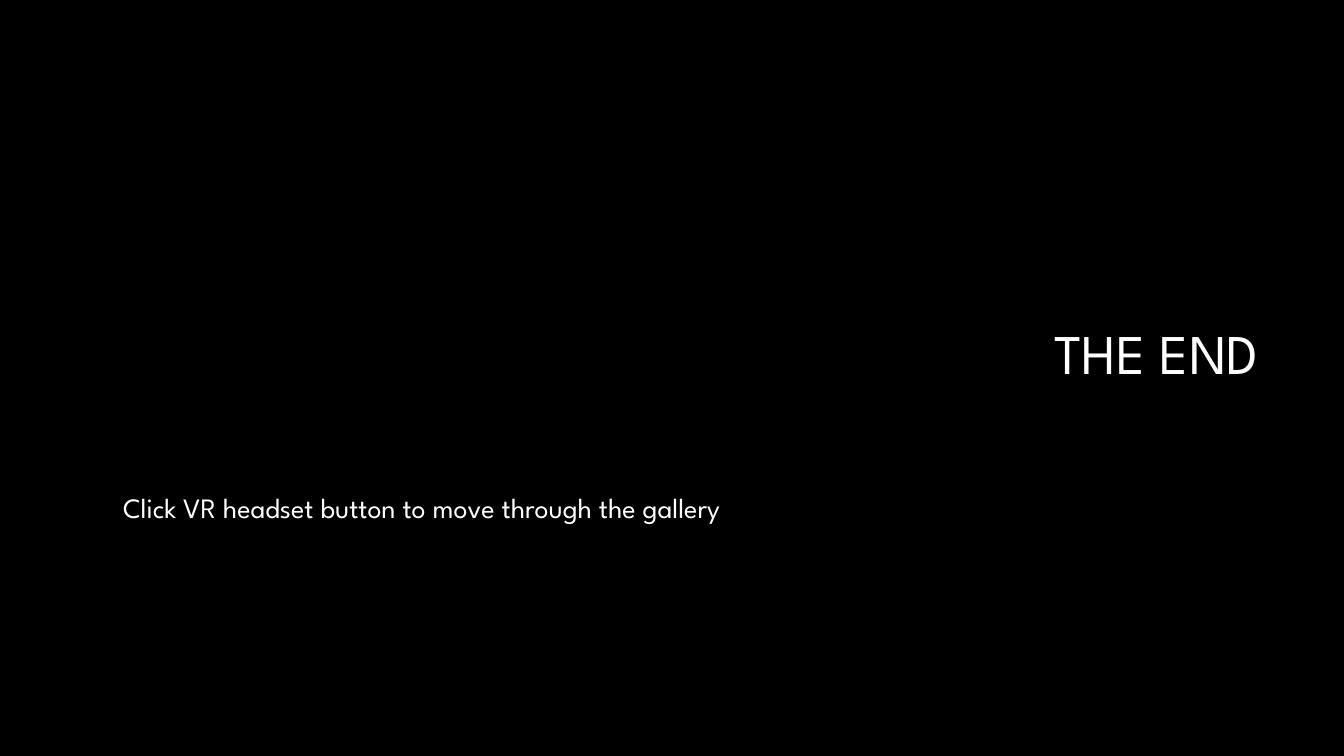
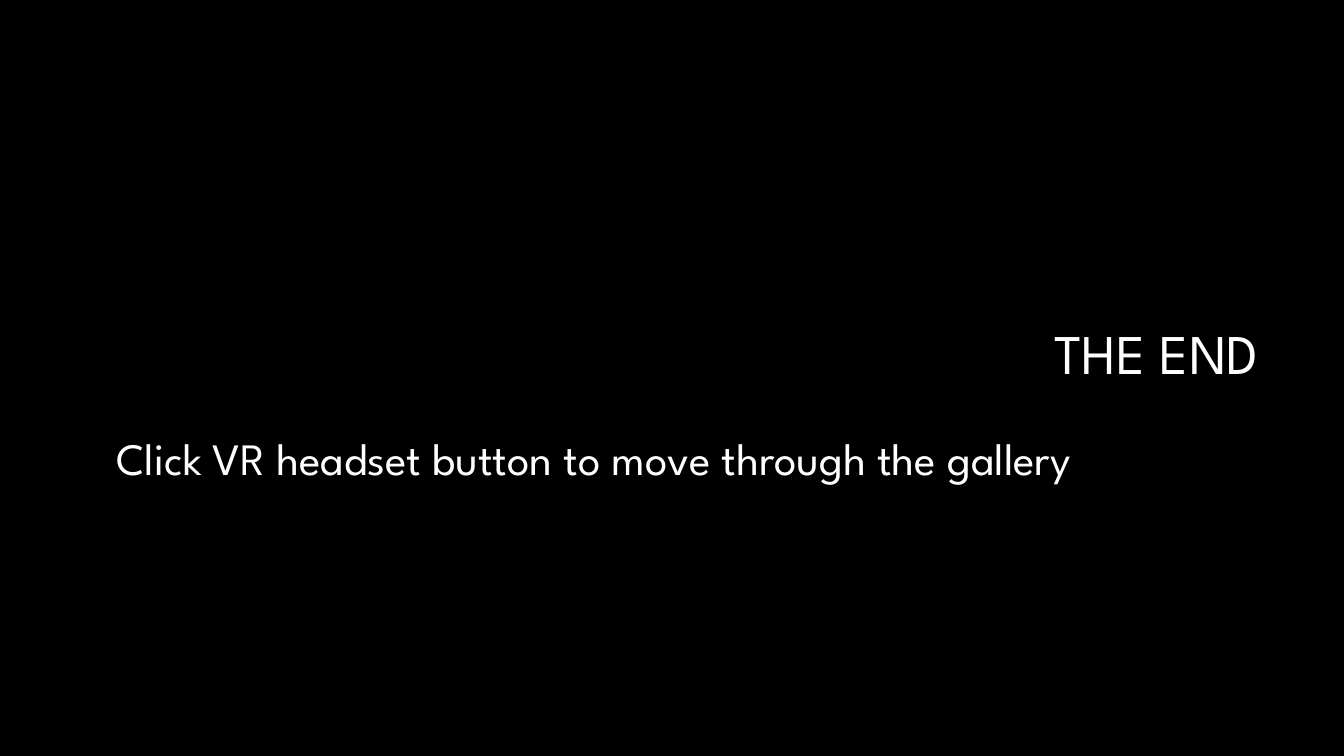
Before and after one commit to Razorblade16/Social-VR-Showcase, a slide deck: slide 7 of Documentation/SOCIAL VR.pptx. Drawn at 1344x756 pixels with LibreOffice and Linux fonts; fonts in the diff are those of the drawing; background and template pictures are left out. Boxes give left, top, right and bottom in pixels: in the first picture for what was removed or moved away, otherwise in the second. Text is boxed around its words. In the diff, an @@ line names an element or a change of style, - is before the commit and + after.

```diff
--- a/Documentation/SOCIAL VR.pptx
+++ b/Documentation/SOCIAL VR.pptx
@@ text "Click VR headset button to ...": place and size @@
-text "Click VR headset button to ..." at (123,498,720,524)
+text "Click VR headset button to ..." at (117,444,1070,485)
@@ text "Click VR headset button to ..." at (117,444,1070,485): size 20 to 32 pt @@
```
Also in this commit, not shown: 5 other slides changed, 40 other files.
